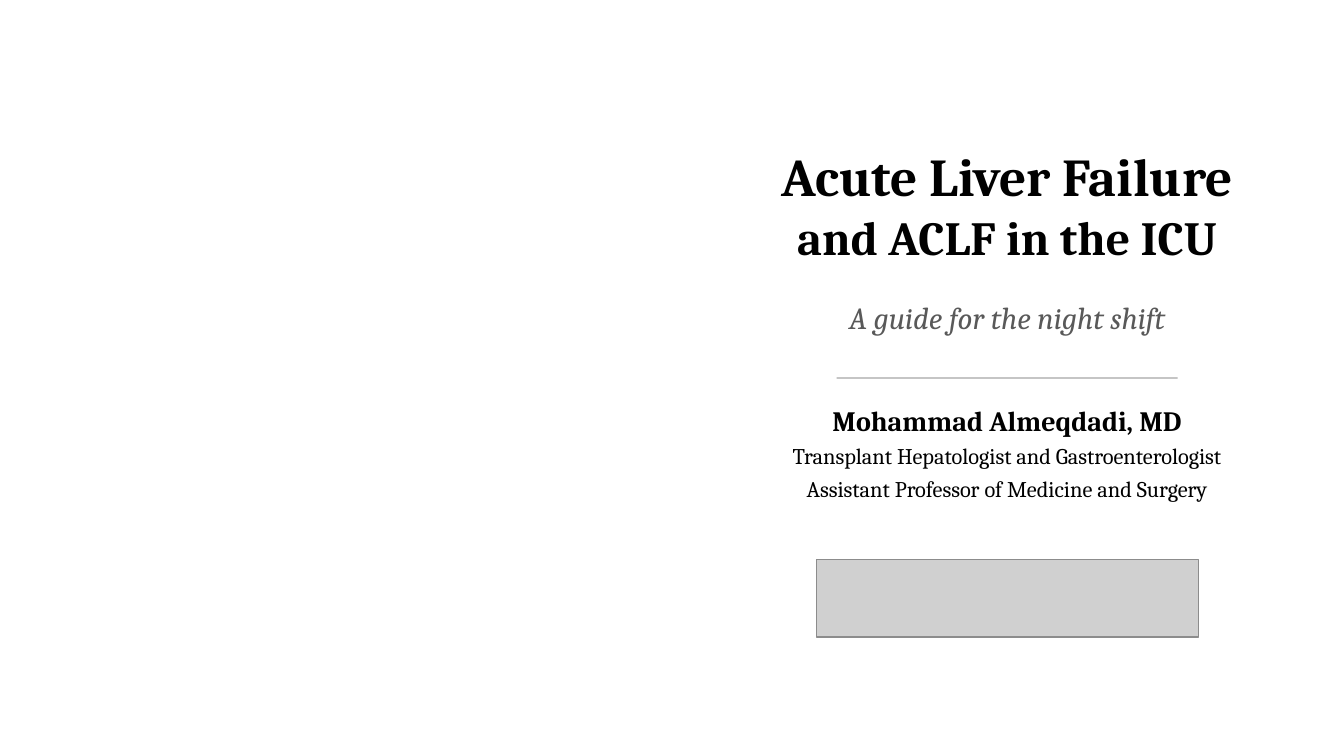
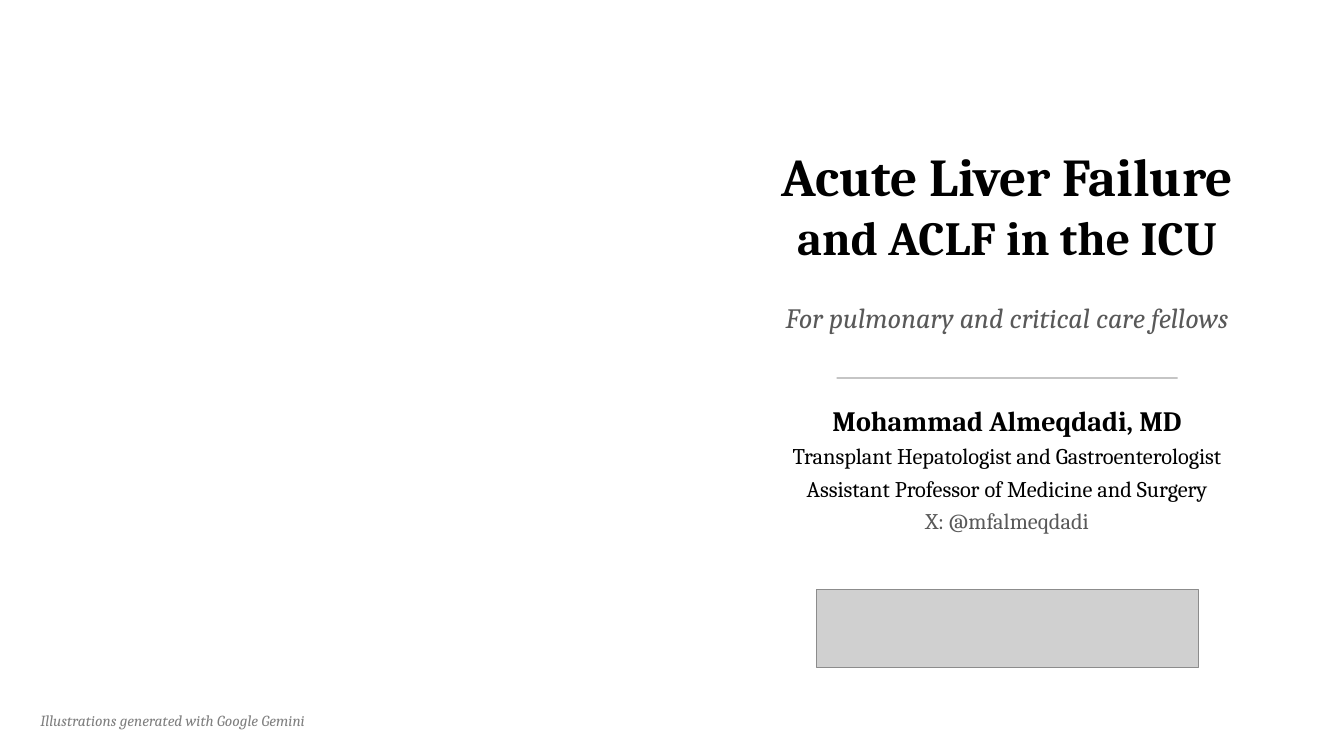
Before and after one commit to qaddodi/mohammad-almeqdadi-lectures, a slide deck: slide 1 of lectures/acute-liver-failure-aclf-in-icu/ALF and ACLF in the ICU.pptx. Drawn at 1344x756 pixels with LibreOffice and Linux fonts; fonts in the diff are those of the drawing; grey boxes stand for pictures; background and template pictures are left out. Boxes give left, top, right and bottom in pixels: in the first picture for what was removed or moved away, otherwise in the second. Text is boxed around its words. In the diff, an @@ line names an element or a change of style, - is before the commit and + after.

```diff
--- a/lectures/acute-liver-failure-aclf-in-icu/ALF and ACLF in the ICU.pptx
+++ b/lectures/acute-liver-failure-aclf-in-icu/ALF and ACLF in the ICU.pptx
@@ text at (786,308,1228,334): text changed; size 22 to 20 pt @@
-A guide for the night shift
+For pulmonary and critical care fellows
@@ text at (925,513,1089,534): paragraph added @@
+X: @mfalmeqdadi
@@ picture: place and size @@
-picture at (817,560,1199,637)
+picture at (817,590,1199,667)
@@ text added at (40,715,305,730), 11 pt, text #7F7F7F, italic @@
+Illustrations generated with Google Gemini
```
Also in this commit, not shown: 12 other slides changed, 1 slide added, 1 slide removed, 3 other files.
